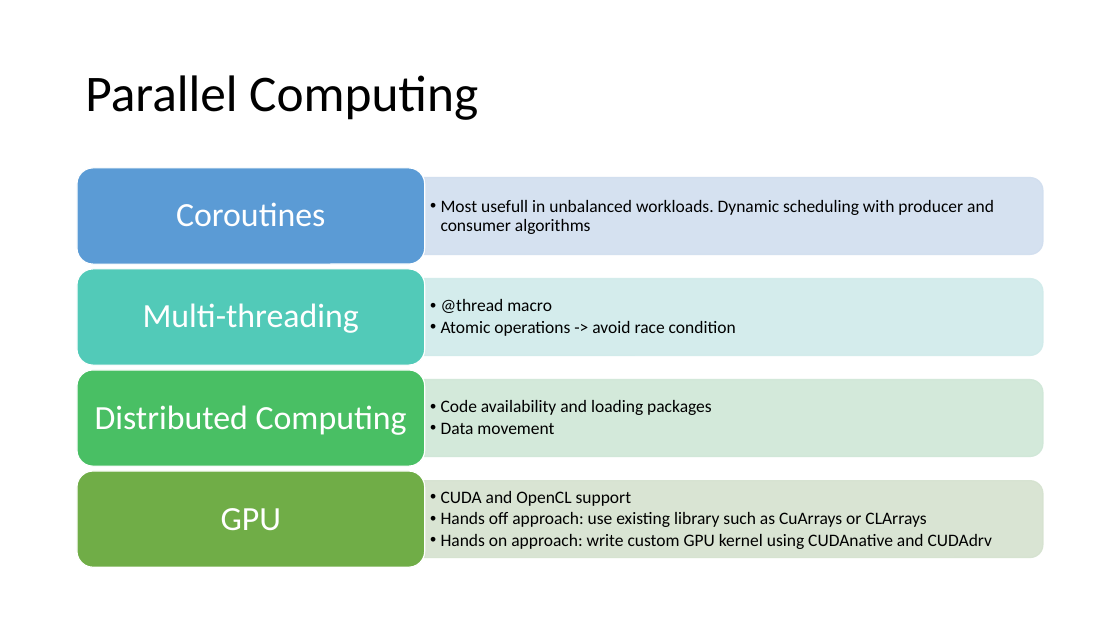
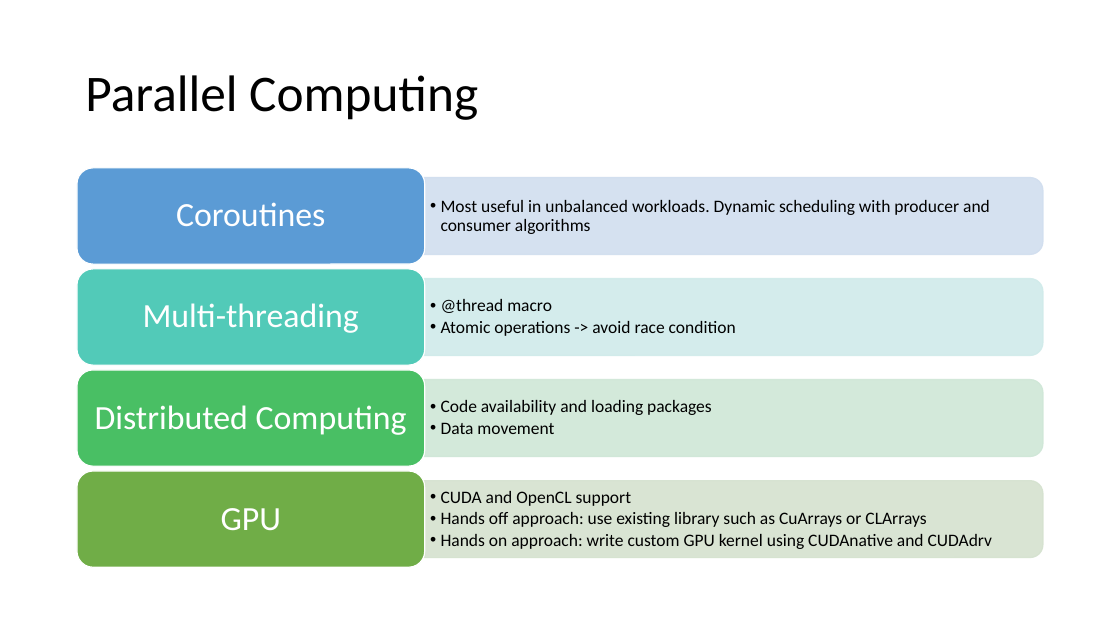
Before and after one commit to senresearch/julia-intro-docs, a slide deck: slide 9 of notebooks/xiaoqi-why-julia-fast.pptx. Drawn at 1120x630 pixels with LibreOffice and Linux fonts; fonts in the diff are those of the drawing. Boxes give left, top, right and bottom in pixels: in the first picture for what was removed or moved away, otherwise in the second. Text is boxed around its words. In the diff, an @@ line names an element or a change of style, - is before the commit and + after.

Commit message:
pptx

```diff
--- a/notebooks/xiaoqi-why-julia-fast.pptx
+++ b/notebooks/xiaoqi-why-julia-fast.pptx
@@ text at bbox=[441, 200, 990, 234]: text changed @@
-  • Most usefull in unbalanced workloads. Dynamic scheduling with producer and consumer algorithms
+  • Most useful in unbalanced workloads. Dynamic scheduling with producer and consumer algorithms
```
Also in this commit, not shown: 2 other slides changed.
